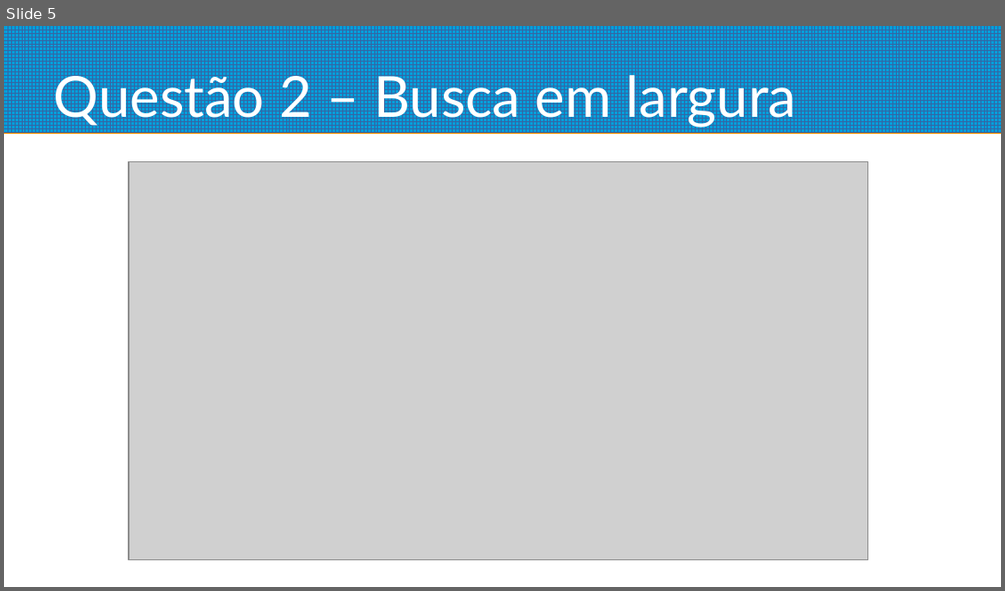
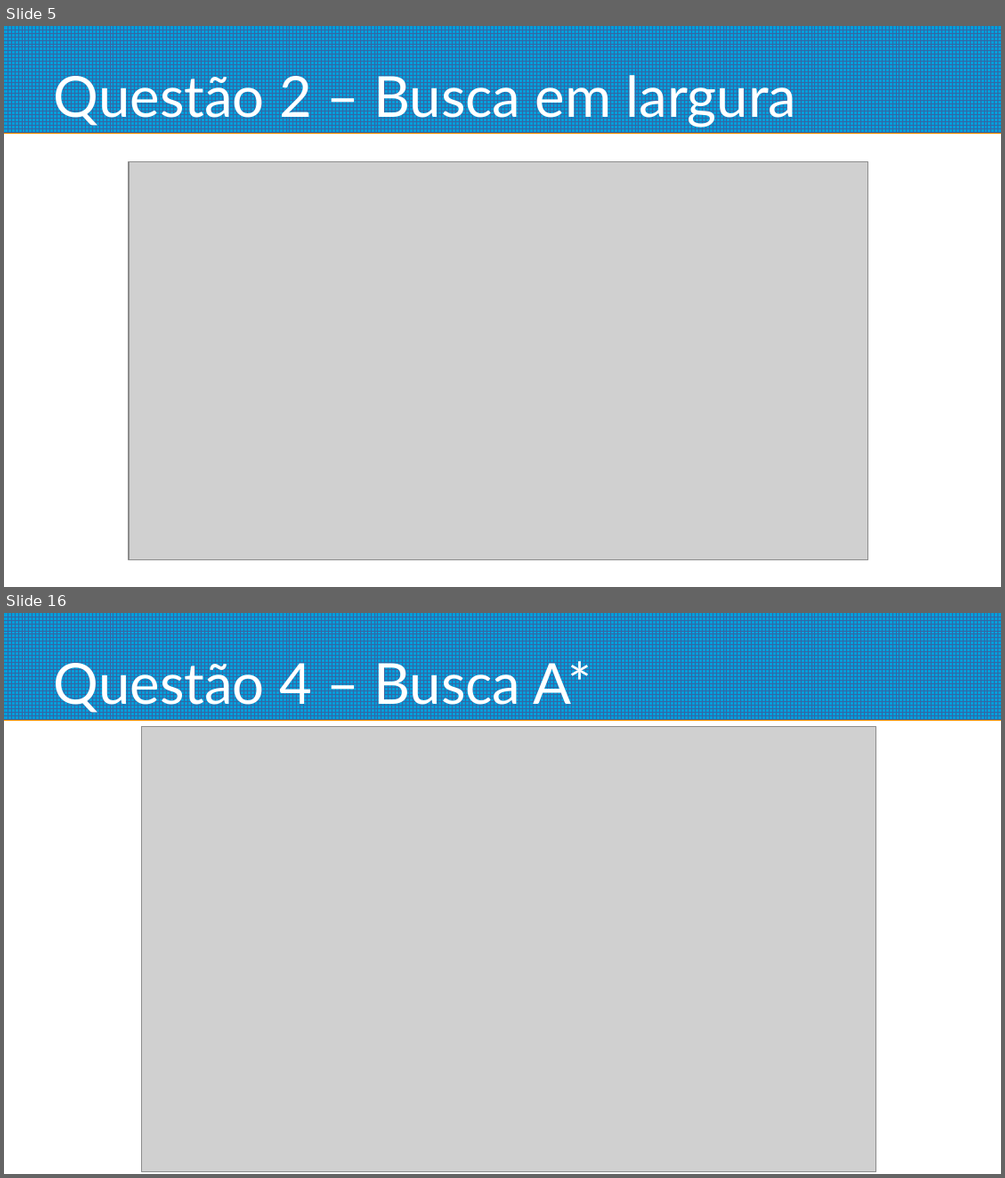
Before and after one commit to krugerleo/cs188, a slide deck: project1/apresentacao.odp. Shown one above the other, each under a label of ours: slide 5 before the commit, slides 5 and 16 after it; the slides between them are not shown. The pictures are 1005x591 and 1005x1178 pixels, drawn with LibreOffice and Linux fonts; fonts in the diff are those of the drawing; grey boxes stand for pictures. Boxes give left, top, right and bottom in pixels: in the first picture for what was removed or moved away, otherwise in the second. Text is boxed around its words. In the diff, an @@ line names an element or a change of style, - is before the commit and + after.

```diff
--- a/project1/apresentacao.odp
+++ b/project1/apresentacao.odp
@@ slide 16 added at [4,613,1001,1174], background #FFFFFF; not listed: 1 template element that a slide beside it also shows @@
@@ title added at [54,655,592,714], 45 pt, text #FFFFFF @@
+Questão 4 – Busca A*
@@ picture added at [141,726,877,1171] @@
```
Also in this commit, not shown: 4 slides changed, 8 other slides added, 1 slide removed, 8 other files.
